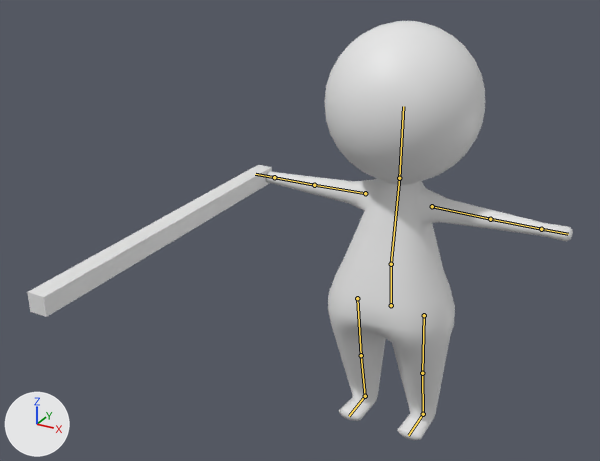
Renders of the Blender file Assets/models/my_char.blend from each side of a commit.
One viewpoint serves both versions: a camera (50 mm lens) standing at (3.77, -9.45, 5.57) and looking at (-0.57, -1.56, 1.63). Lighting does not change. The marker at lower left points along +X, +Y and +Z. The bones that bend it are drawn over the model as lines.
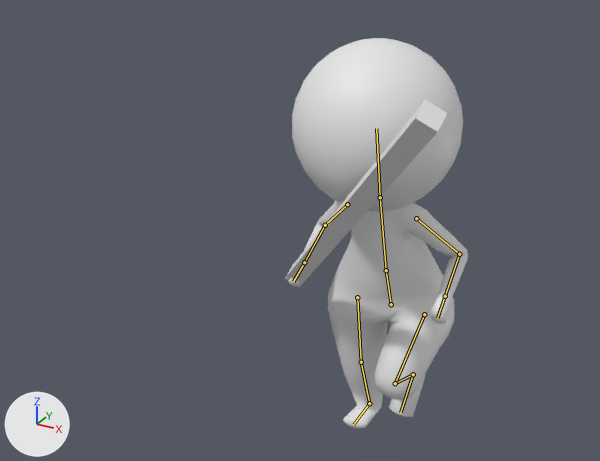
The newer file adds an action. The first version stands in its rest pose; the second is drawn at frame 6 of the action 'run_nosword'.

Where the change shows, as pixel boxes (x1, y1, x2, y2) in the pictures (600 x 461 px):
'Cylinder', posed (41% narrower, 7% shorter): before (265, 21, 573, 440); after (288, 38, 468, 428)
'Cube', posed (34% narrower, 24% taller): before (27, 165, 272, 317); after (285, 99, 447, 287)
bone 'Back.Lower', root to tip: before (391, 305) to (391, 264); after (391, 304) to (386, 270)
bone 'Back.Upper', root to tip: before (391, 264) to (399, 178); after (386, 270) to (380, 197)
bone 'Head', root to tip: before (399, 178) to (403, 106); after (380, 197) to (376, 128)
bone 'Arm.Upper.L', root to tip: before (432, 206) to (490, 219); after (416, 218) to (459, 254)
bone 'Arm.Lower.L', root to tip: before (490, 219) to (541, 229); after (459, 254) to (445, 296)
bone 'Arm.Upper.R', root to tip: before (365, 193) to (314, 185); after (347, 204) to (325, 225)
bone 'Arm.Lower.R', root to tip: before (314, 185) to (274, 177); after (325, 225) to (304, 262)
bone 'Leg.Upper.L', root to tip: before (424, 315) to (422, 373); after (424, 314) to (395, 383)
bone 'Leg.Lower.L', root to tip: before (422, 373) to (423, 414); after (395, 383) to (413, 374)
bone 'Leg.Upper.R', root to tip: before (357, 298) to (361, 355); after (357, 297) to (361, 362)
bone 'Leg.Lower.R', root to tip: before (361, 355) to (365, 396); after (361, 362) to (369, 403)

What the commit changed:
Bone 'Back.Lower' (bone_back_lower) moves from (0.0, 0.0, 0.0) to (0.0, 0.019, -0.002).
Bone 'Back.Lower' (bone_back_lower) turns from (0, 0, 0) to (15, 0, 0) degrees about its own x, y and z.
Bone 'Back.Upper' (bone_back_upper) turns from (0, 0, 0) to (8, 0, 0) degrees about its own x, y and z.
Bone 'Head' (bone_head) turns from (0, 0, 0) to (-11, 0, 0) degrees about its own x, y and z.
Bone 'Arm.Upper.L' (bone_arm_upper_l) moves from (0.0, 0.0, 0.0) to (-0.075, -0.002, 0.0).
Bone 'Arm.Upper.L' (bone_arm_upper_l) turns from (0, 0, 0) to (-8, 7, -50) degrees about its own x, y and z.
Bone 'Arm.Lower.L' (bone_arm_lower_l) turns from (0, 0, 0) to (3, -6, -89) degrees about its own x, y and z.
Bone 'Arm.Upper.R' (bone_arm_upper_r) moves from (0.0, 0.0, 0.0) to (0.075, -0.002, 0.0).
Bone 'Arm.Upper.R' (bone_arm_upper_r) turns from (0, 0, 0) to (-8, -7, 50) degrees about its own x, y and z.
Bone 'Arm.Lower.R' (bone_arm_lower_r) turns from (0, 0, 0) to (3, 6, 89) degrees about its own x, y and z.
Bone 'Leg.Upper.L' (bone_leg_upper_l) turns from (0, 0, 0) to (72, 3, -3) degrees about its own x, y and z.
Bone 'Leg.Lower.L' (bone_leg_lower_l) turns from (0, 0, 0) to (1, 0, -112) degrees about its own x, y and z.
Bone 'Leg.Upper.R' (bone_leg_upper_r) turns from (0, 0, 0) to (25, -2, 4) degrees about its own x, y and z.
Bone 'Leg.Lower.R' (bone_leg_lower_r) turns from (0, 0, 0) to (0, 0, 11) degrees about its own x, y and z.
